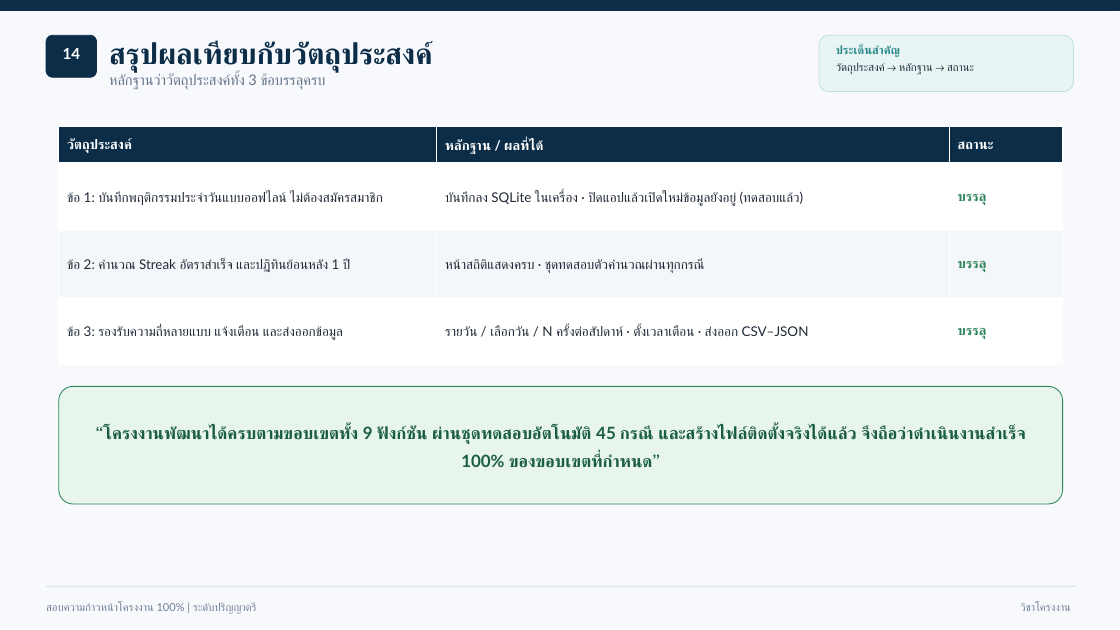
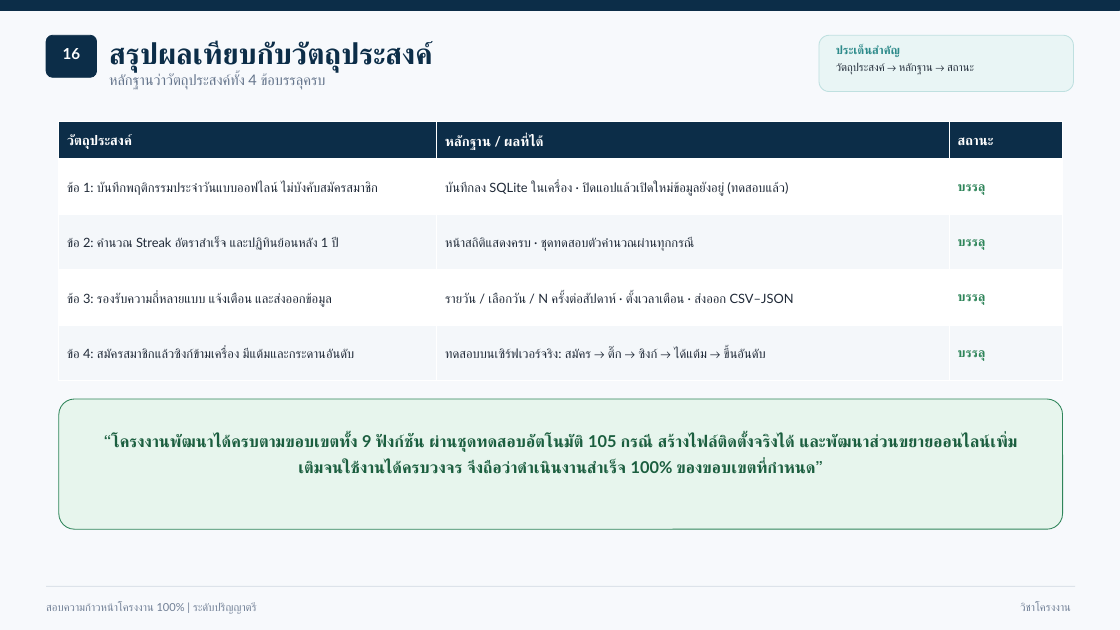
Before and after one commit to SuperMeteo/habit_tracker, a slide deck: slide 17 of docs/นำเสนอ100_HabitTracker.pptx (slide 15 before the commit). Drawn at 1120x630 pixels with LibreOffice and Linux fonts; fonts in the diff are those of the drawing. Boxes give left, top, right and bottom in pixels: in the first picture for what was removed or moved away, otherwise in the second. Text is boxed around its words. In the diff, an @@ line names an element or a change of style, - is before the commit and + after.

```diff
--- a/docs/นำเสนอ100_HabitTracker.pptx
+++ b/docs/นำเสนอ100_HabitTracker.pptx
@@ text at bbox=[63, 48, 81, 59]: text changed @@
-14
+16
@@ text at bbox=[109, 73, 326, 90]: text changed @@
-หลักฐานว่าวัตถุประสงค์ทั้ง 3 ข้อบรรลุครบ
+หลักฐานว่าวัตถุประสงค์ทั้ง 4 ข้อบรรลุครบ
@@ table at bbox=[59, 122, 1063, 381] @@
-row 2, column 1: ข้อ 1: บันทึกพฤติกรรมประจำวันแบบออฟไลน์ ไม่ต้องสมัครสมาชิก
+row 2, column 1: ข้อ 1: บันทึกพฤติกรรมประจำวันแบบออฟไลน์ ไม่บังคับสมัครสมาชิก
+row 5: ข้อ 4: สมัครสมาชิกแล้วซิงก์ข้ามเครื่อง มีแต้มและกระดานอันดับ | ทดสอบบนเซิร์ฟเวอร์จริง: สมัคร → ติ๊ก → ซิงก์ → ได้แต้ม → ขึ้นอันดับ | บรรลุ
@@ table: place and size @@
-table at bbox=[59, 126, 1063, 365]
+table at bbox=[59, 122, 1063, 381]
@@ rounded rectangle: place and size @@
-rounded rectangle at bbox=[59, 386, 1063, 504]
+rounded rectangle at bbox=[59, 399, 1063, 529]
@@ text at bbox=[111, 435, 1017, 474]: text changed; size 14.5 to 14 pt @@
-“โครงงานพัฒนาได้ครบตามขอบเขตทั้ง 9 ฟังก์ชัน ผ่านชุดทดสอบอัตโนมัติ 45 กรณี และสร้างไฟล์ติดตั้งจริงได้แล้ว จึงถือว่าดำเนินงานสำเร็จ 100% ของขอบเขตที่กำหนด”
+“โครงงานพัฒนาได้ครบตามขอบเขตทั้ง 9 ฟังก์ชัน ผ่านชุดทดสอบอัตโนมัติ 105 กรณี สร้างไฟล์ติดตั้งจริงได้ และพัฒนาส่วนขยายออนไลน์เพิ่มเติมจนใช้งานได้ครบวงจร จึงถือว่าดำเนินงานสำเร็จ 100% ของขอบเขตที่กำหนด”
```
Also in this commit, not shown: 13 other slides changed, 4 slides added, 2 slides removed, 9 other files.
